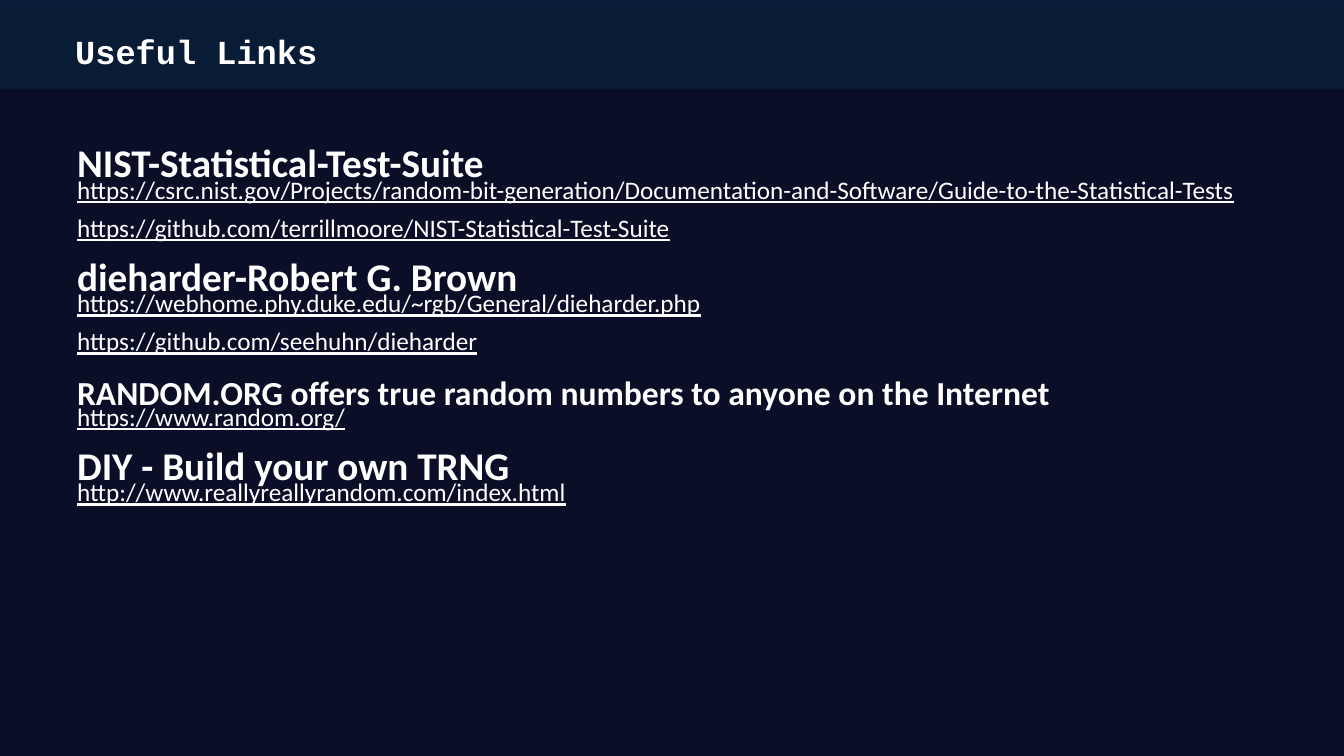
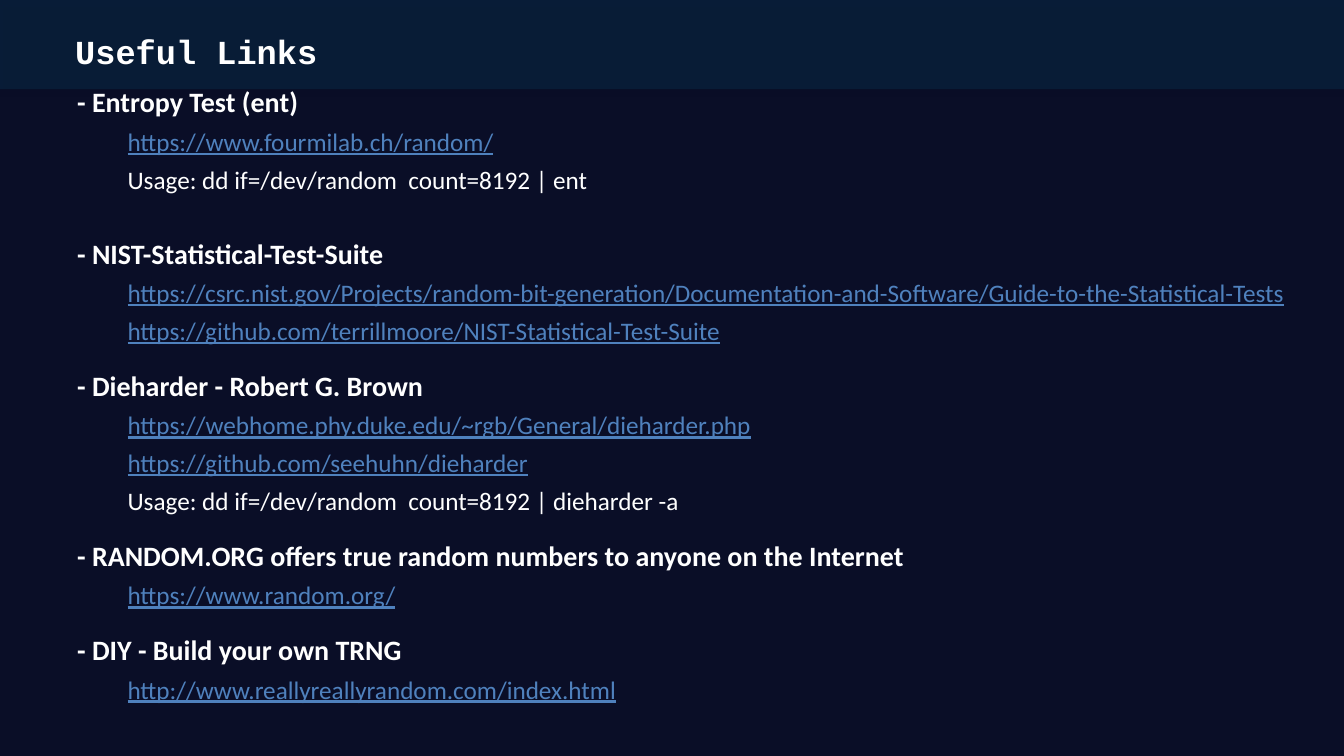
Before and after one commit to 7elmie/EGQCC, a slide deck: slide 13 of Presentations/4.True Randomness Testing & Random Number Generators.pptx. Drawn at 1344x756 pixels with LibreOffice and Linux fonts; fonts in the diff are those of the drawing. Boxes give left, top, right and bottom in pixels: in the first picture for what was removed or moved away, otherwise in the second. Text is boxed around its words. In the diff, an @@ line names an element or a change of style, - is before the commit and + after.

Commit message:
Update randomness testing presentation and QRNG README

```diff
--- a/Presentations/4.True Randomness Testing & Random Number Generators.pptx
+++ b/Presentations/4.True Randomness Testing & Random Number Generators.pptx
@@ text "- Entropy Test (ent)": place and size @@
-text "- Entropy Test (ent)" at [77, 149, 1233, 506]
+text "- Entropy Test (ent)" at [92, 91, 1284, 703]
@@ text at [92, 91, 587, 265]: text changed; size 28 to 18 pt; bold off @@
-NIST-Statistical-Test-Suite
+- Entropy Test (ent)
+  https://www.fourmilab.ch/random/
+  Usage: dd if=/dev/random count=8192 | ent
+- NIST-Statistical-Test-Suite
@@ text at [128, 284, 1284, 703]: text colour #FFFFFF to #4F81BD in "https://csrc.nist.gov/Projects/random-bit-generation/Documen ...", "https://github.com/terrillmoore/NIST-Statistical-Test-Suite", "https://webhome.phy.duke.edu/~rgb/General/dieharder.php", "https://github.com/seehuhn/dieharder" and 2 more places; list level 1 to 2 in "https://csrc.nist.gov/Projects/random-bit-generation/Documen ..."; list level 1 to 2 in "https://github.com/terrillmoore/NIST-Statistical-Test-Suite"; list level 1 to 2 in "https://webhome.phy.duke.edu/~rgb/General/dieharder.php"; list level 1 to 2 in "https://github.com/seehuhn/dieharder"; list level 1 to 2 in "https://www.random.org/"; list level 1 to 2 in "http://www.reallyreallyrandom.com/index.html" @@
@@ text at [92, 376, 423, 397]: text changed; size 28 to 20 pt @@
-dieharder-Robert G. Brown
+- Dieharder - Robert G. Brown
@@ text at [92, 492, 903, 571]: text changed; size 24 to 20 pt @@
-RANDOM.ORG offers true random numbers to anyone on the Internet
+  Usage: dd if=/dev/random count=8192 | dieharder -a
+- RANDOM.ORG offers true random numbers to anyone on the Internet
@@ text at [92, 640, 402, 665]: text changed; size 28 to 20 pt @@
-DIY - Build your own TRNG
+- DIY - Build your own TRNG
```
Also in this commit, not shown: 1 other file.
